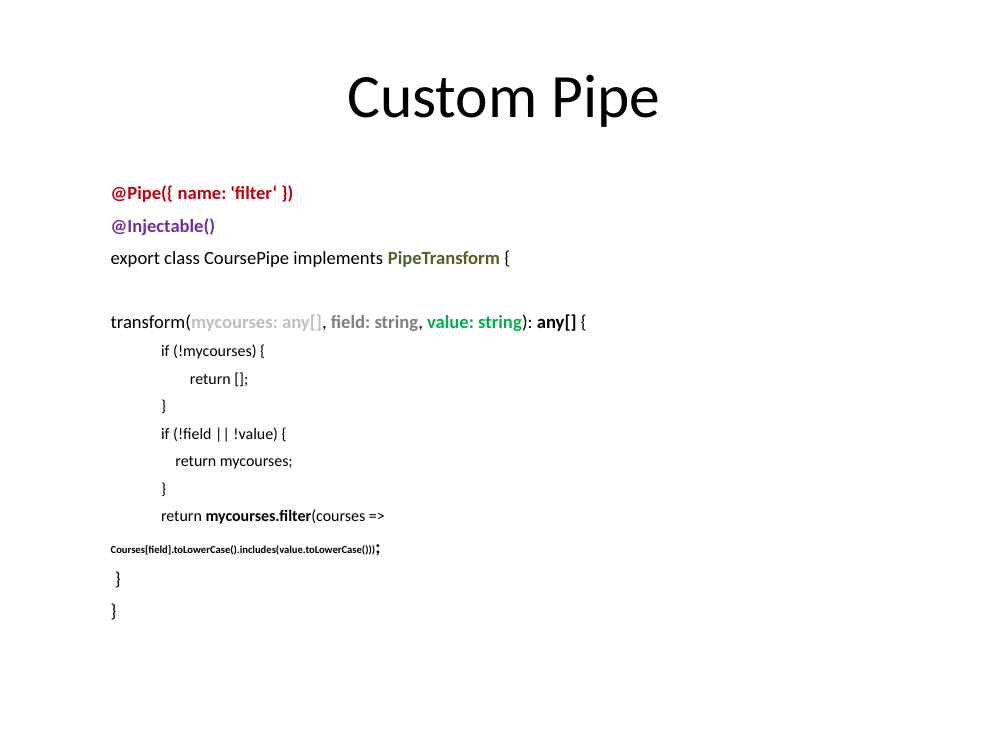
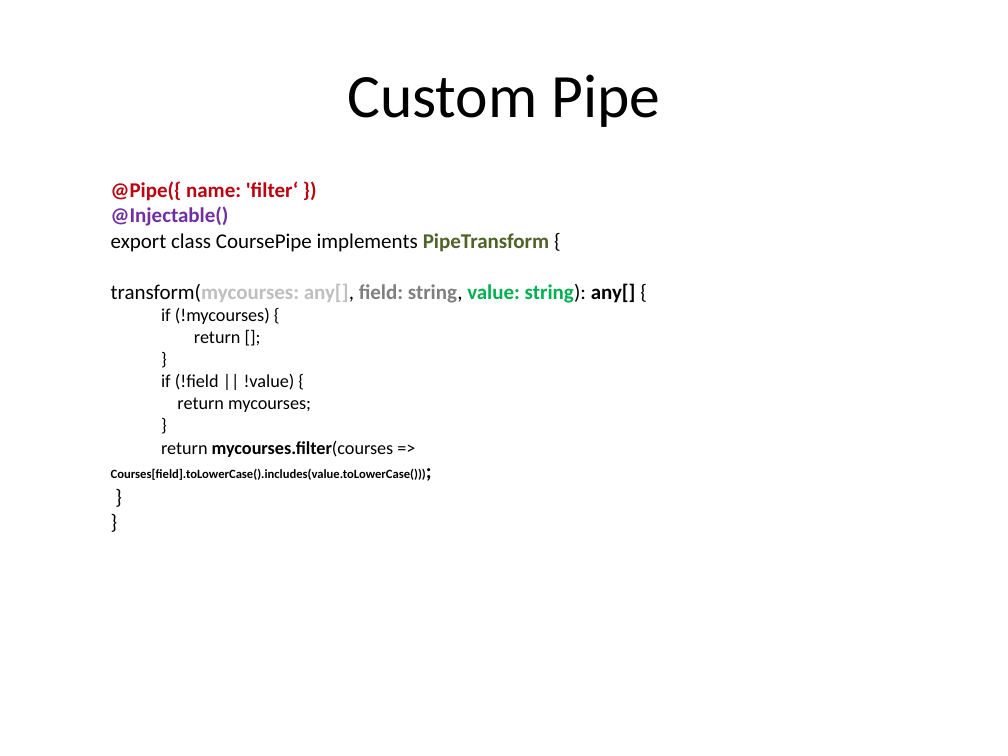
Before and after one commit to vishnumvn/AngularJS_Tut, a slide deck: slide 277 of Materials/Angular_Module01.ppt. Drawn at 1008x756 pixels with LibreOffice and Linux fonts; fonts in the diff are those of the drawing. Boxes give left, top, right and bottom in pixels: in the first picture for what was removed or moved away, otherwise in the second. Text is boxed around its words. In the diff, an @@ line names an element or a change of style, - is before the commit and + after.

Commit message:
menu and customer component

```diff
--- a/Materials/Angular_Module01.ppt
+++ b/Materials/Angular_Module01.ppt
@@ text "@Pipe({ name: 'filter‘ })" at [111, 181, 636, 480]: size 13.3 to 15 pt in "@Pipe({ name: 'filter‘ })", "@Injectable()", "export class CoursePipe implements PipeTransform {", "transform(mycourses: any[], field: string, value: string): a ..." and 3 more places; size 11.4 to 13 pt in "if (!mycourses) {", "return [];", "}", "if (!field || !value) {" and 3 more places; size 7.6 to 9 pt in "Courses[field].toLowerCase().includes(value.toLowerCase()));"; line spacing 1 to 0.8; less space between paragraphs @@
```
Also in this commit, not shown: 10 other slides changed, 18 other files.
